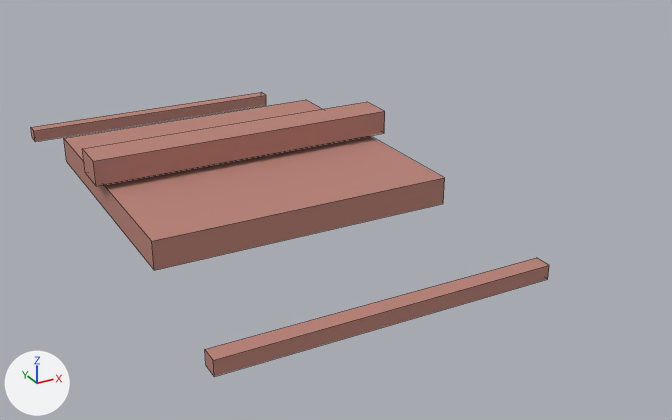
A saved change to the Blender file art/blender/shells/building_shell_small_roof.blend.
Rendered twice from a camera (50 mm lens) standing at (-2.55, -6.08, 2.54) and looking at (0.61, -0.33, -0.34). The lights are fixed; the arrows at lower left show +X, +Y and +Z. The first picture is the older version. Mesh edges are drawn as thin lines.

The first picture shows 'building_shell_small_roof'.
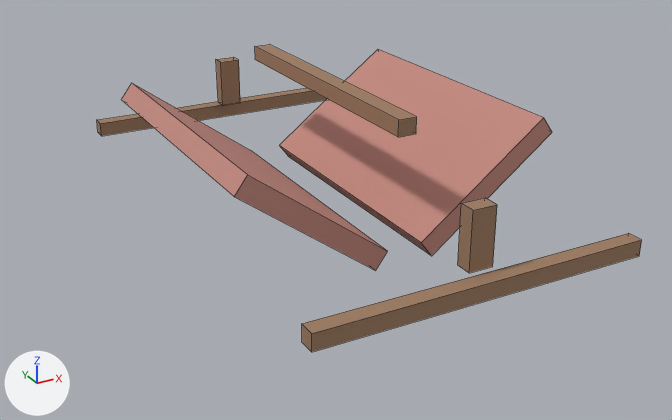
Commit message: refine small shell building fidelity

The change, as a diff of the scene's bpy script:
```diff
--- a/art/blender/shells/building_shell_small_roof.blend.py
+++ b/art/blender/shells/building_shell_small_roof.blend.py
@@ mat_shell_small_roof_tile @@
+mat_shell_small_roof_tile = principled_material('shell_small_roof_tile')
+mat_shell_small_roof_tile.base_color = (0.54, 0.25, 0.21)  # pink #c2897e
+mat_shell_small_roof_tile.roughness = 0.84
@@ mat_shell_small_roof_timber @@
+mat_shell_small_roof_timber = principled_material('shell_small_roof_timber')
+mat_shell_small_roof_timber.base_color = (0.34, 0.2, 0.12)  # brown #9e7c61
+mat_shell_small_roof_timber.roughness = 0.9
@@ me_cube @@
 # used by ob_building_shell_small_roof; location = (0.0, 0.0, 0.0)
-me_cube.from_pydata(...)  # 32 vertices, 24 faces; spans x -1.15..1.15, y -2.16..2.16, z -0.22..0.32
-me_cube.materials.append(mat_shell_roof)  # pink #b88176
-me_cube.materials.append(mat_shell_roof_001)  # pink #b88176
-me_cube.materials.append(mat_shell_roof_002)  # pink #b88176
-me_cube.materials.append(mat_shell_roof_003)  # pink #b88176
+me_cube.from_pydata(...)  # 56 vertices, 42 faces; spans x -0.64..1.71, y -2.14..2.14, z -0.53..1.47
+# me_cube part 1: a new loose piece, a box spanning x -0.64..0.64, y -1.16..1.16, z -0.08..0.08, in mat_shell_small_roof_tile (pink #c2897e)
+# me_cube part 2: the loose piece of 8 vertices spanning x -1.12..1.12, y 2.04..2.16, z -0.22..-0.12 is turned -36.7 degrees about the y axis through its middle and scaled by 1.1, then moved by (0.68, -0.02, 0.43), in mat_shell_small_roof_timber (brown #9e7c61)
+# me_cube part 3: the loose piece of 8 vertices spanning x -1.12..1.12, y -2.16..-2.04, z -0.22..-0.12 is turned -36.7 degrees about the y axis through its middle and scaled by 1.1, then moved by (0.68, 0.02, 0.43), in mat_shell_small_roof_timber (brown #9e7c61)
+# me_cube part 4: the loose piece of 8 vertices spanning x -1.08..1.08, y -1.08..1.08, z -0.1..0.1 is deleted
+# me_cube part 5: the loose piece of 8 vertices spanning x -1.15..1.15, y -0.14..0.14, z 0.14..0.32 is deleted
+# me_cube part 6
+# 24 vertices are added at x 0.14..1.38, y -2.02..1.9, z 0.2..1.47
+# 8 new vertices lie (0.0, 0.12, 0.0) away from vertices in x 0.3..0.7, y -2.02..1.9, z 0.28..0.72
+# 6 new faces join them, mat_shell_small_roof_tile (pink #c2897e)
+# 18 new faces join them, mat_shell_small_roof_timber (brown #9e7c61)
+me_cube.materials.append(mat_shell_small_roof_tile)  # pink #c2897e
+me_cube.materials.append(mat_shell_small_roof_timber)  # brown #9e7c61
@@ ob_building_shell_small_roof @@
 ob_building_shell_small_roof.location = (0.0, 0.0, 0.0)
+ob_building_shell_small_roof.rotation_euler = (0.0, 0.64, 0.0)  # degrees (0, 37, 0)
```

Pixel boxes (x1, y1, x2, y2) of what changed, in the pictures (672 x 420 px; the box of a moved part takes in the faces that stretch with it):
'building_shell_small_roof', reshaped, turned: before (31, 92, 549, 377); after (97, 44, 642, 352)
part 1 of me_cube, added (pink): after (122, 83, 387, 271)
part 2 of me_cube, moved or reshaped: before (31, 92, 266, 142); after (97, 88, 327, 136)
part 3 of me_cube, moved or reshaped: before (205, 258, 549, 377); after (302, 233, 642, 352)
part 4 of me_cube, deleted: before (64, 100, 445, 270)
part 5 of me_cube, deleted: before (82, 102, 385, 186)
part 6 of me_cube, added: after (216, 44, 552, 273)
